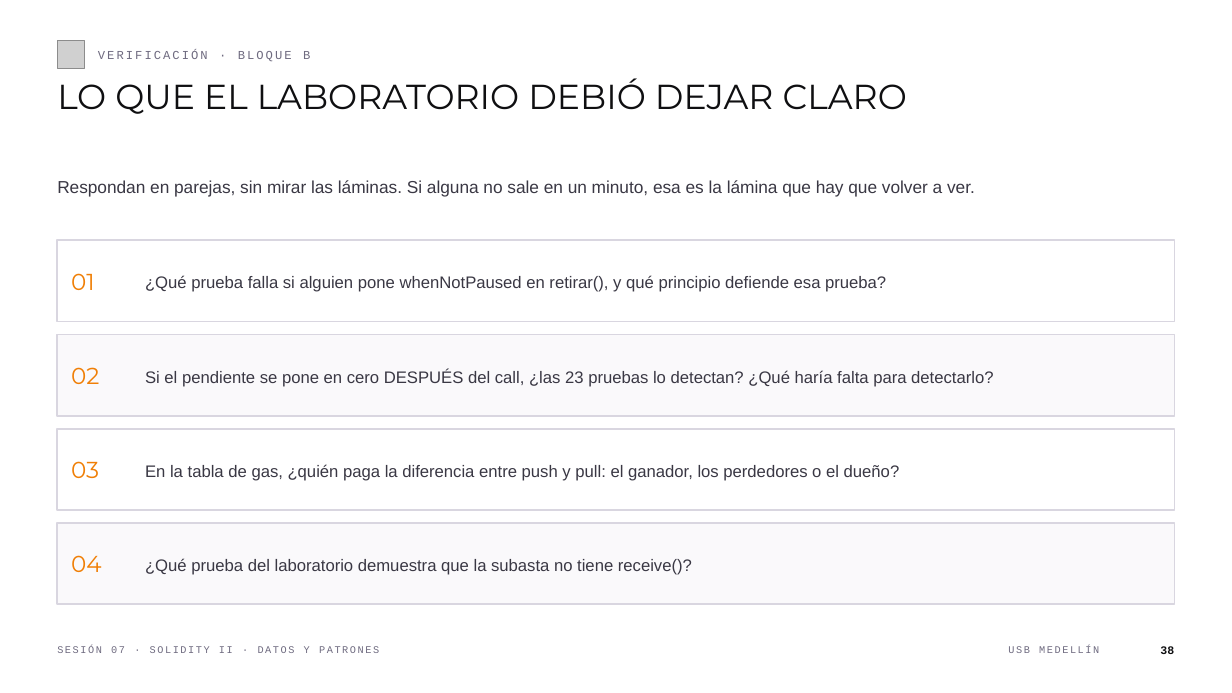
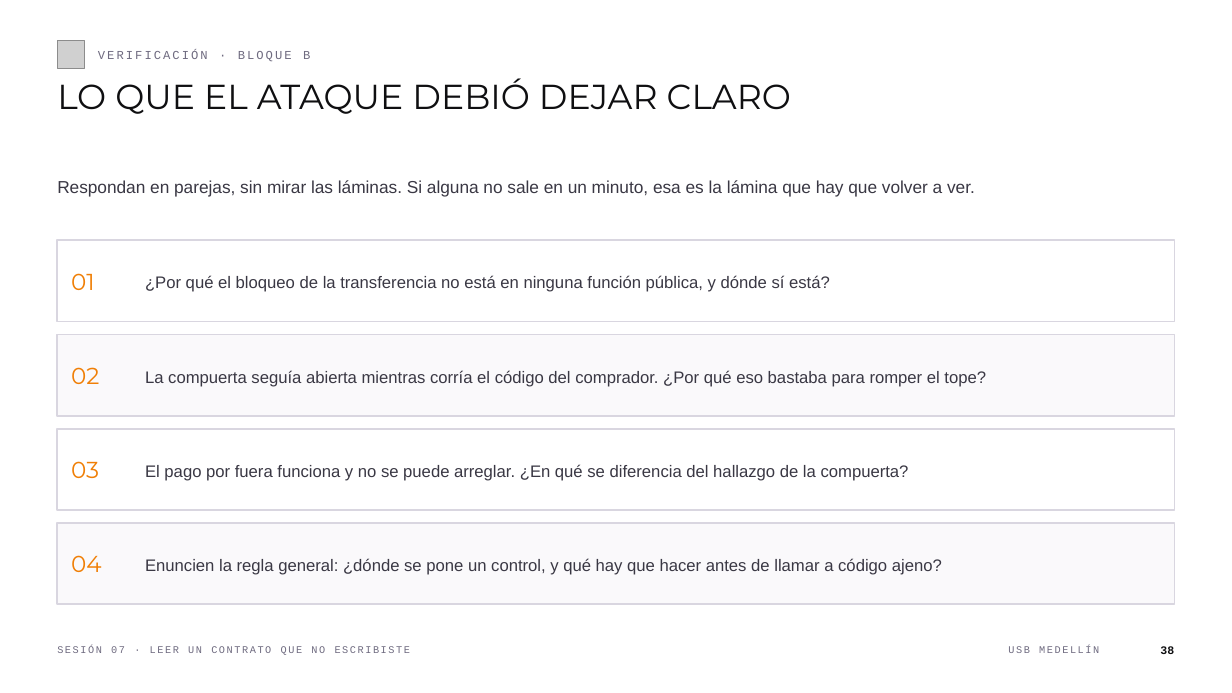
Before and after one commit to andresdapena81/curso-blockchain-web3-usb, a slide deck: slide 38 of material/Sesion-07-Blockchain-Web3.pptx. Drawn at 1232x693 pixels with LibreOffice and Linux fonts; fonts in the diff are those of the drawing; grey boxes stand for pictures. Boxes give left, top, right and bottom in pixels: in the first picture for what was removed or moved away, otherwise in the second. Text is boxed around its words. In the diff, an @@ line names an element or a change of style, - is before the commit and + after.

```diff
--- a/material/Sesion-07-Blockchain-Web3.pptx
+++ b/material/Sesion-07-Blockchain-Web3.pptx
@@ text at (x1=57, y1=78, x2=791, y2=114): text changed @@
-LO QUE EL LABORATORIO DEBIÓ DEJAR CLARO
+LO QUE EL ATAQUE DEBIÓ DEJAR CLARO
@@ text at (x1=145, y1=275, x2=830, y2=292): text changed @@
-¿Qué prueba falla si alguien pone whenNotPaused en retirar(), y qué principio defiende esa prueba?
+¿Por qué el bloqueo de la transferencia no está en ninguna función pública, y dónde sí está?
@@ text at (x1=145, y1=370, x2=986, y2=387): text changed @@
-Si el pendiente se pone en cero DESPUÉS del call, ¿las 23 pruebas lo detectan? ¿Qué haría falta para detectarlo?
+La compuerta seguía abierta mientras corría el código del comprador. ¿Por qué eso bastaba para romper el tope?
@@ text at (x1=145, y1=464, x2=909, y2=481): text changed @@
-En la tabla de gas, ¿quién paga la diferencia entre push y pull: el ganador, los perdedores o el dueño?
+El pago por fuera funciona y no se puede arreglar. ¿En qué se diferencia del hallazgo de la compuerta?
@@ text at (x1=145, y1=558, x2=942, y2=575): text changed @@
-¿Qué prueba del laboratorio demuestra que la subasta no tiene receive()?
+Enuncien la regla general: ¿dónde se pone un control, y qué hay que hacer antes de llamar a código ajeno?
@@ text at (x1=57, y1=646, x2=410, y2=655): text changed @@
-SESIÓN 07 · SOLIDITY II · DATOS Y PATRONES
+SESIÓN 07 · LEER UN CONTRATO QUE NO ESCRIBISTE
```
Also in this commit, not shown: 12 other slides changed, 32 slides added, 32 slides removed, 14 other files.
